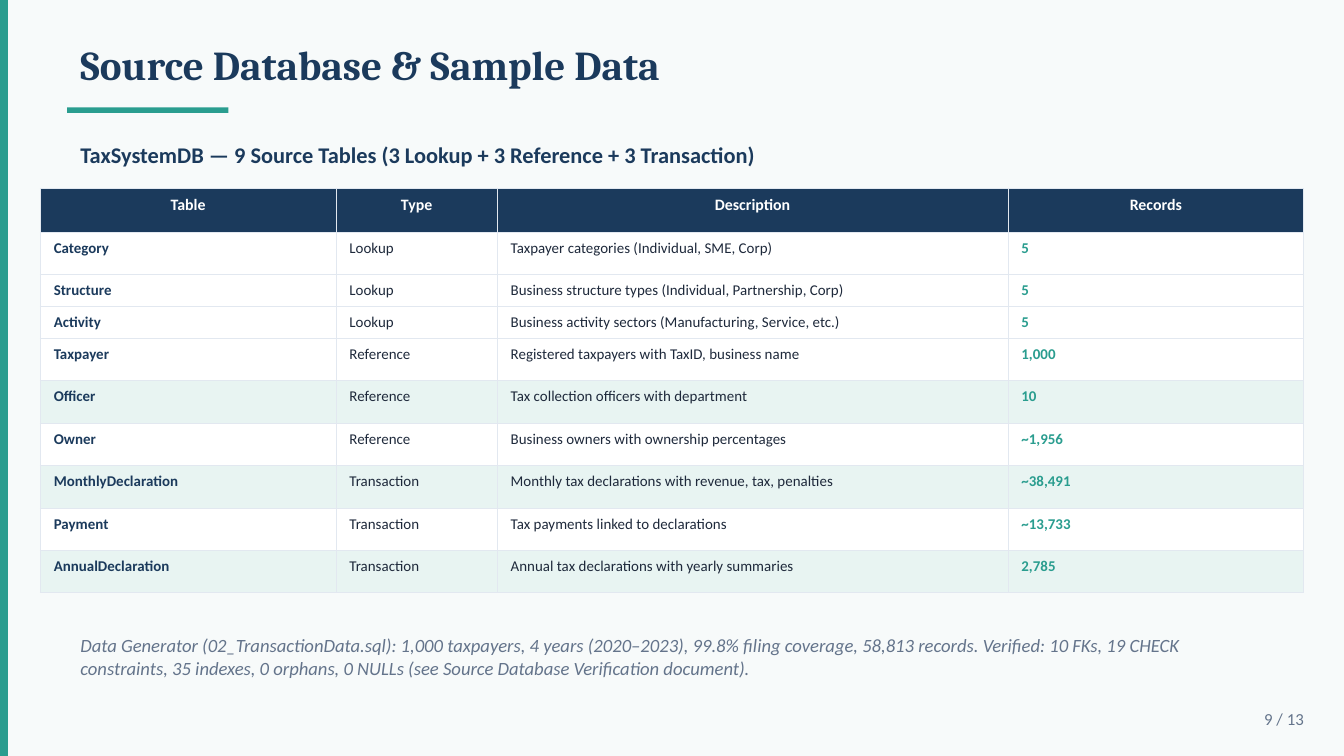
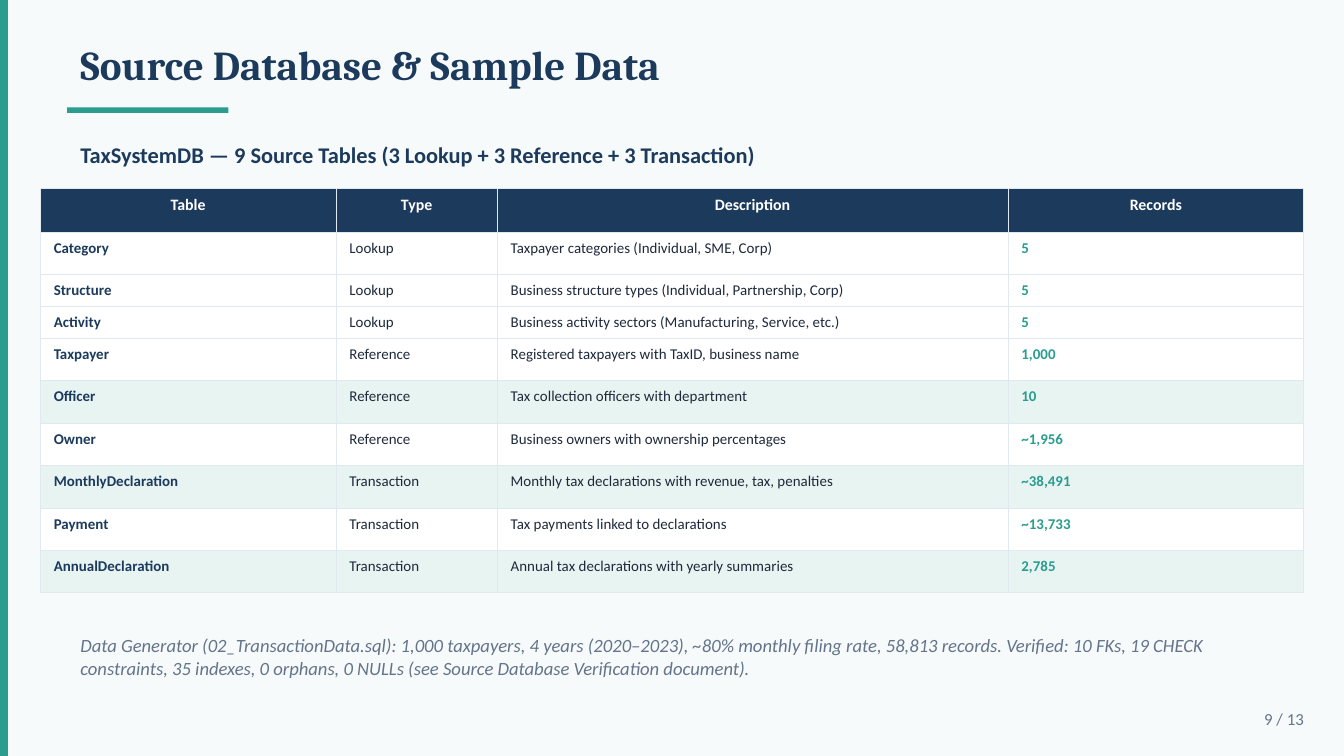
Before and after one commit to mvsotso/dv2-tax-data-warehouse-using-medallion, a slide deck: slide 9 of Documents/Final_Presentation.pptx. Drawn at 1344x756 pixels with LibreOffice and Linux fonts; fonts in the diff are those of the drawing. Boxes give left, top, right and bottom in pixels: in the first picture for what was removed or moved away, otherwise in the second. Text is boxed around its words. In the diff, an @@ line names an element or a change of style, - is before the commit and + after.

```diff
--- a/Documents/Final_Presentation.pptx
+++ b/Documents/Final_Presentation.pptx
@@ text at [80,638,1203,678]: text changed @@
-Data Generator (02_TransactionData.sql): 1,000 taxpayers, 4 years (2020–2023), 99.8% filing coverage, 58,813 records. Verified: 10 FKs, 19 CHECK constraints, 35 indexes, 0 orphans, 0 NULLs (see Source Database Verification document).
+Data Generator (02_TransactionData.sql): 1,000 taxpayers, 4 years (2020–2023), ~80% monthly filing rate, 58,813 records. Verified: 10 FKs, 19 CHECK constraints, 35 indexes, 0 orphans, 0 NULLs (see Source Database Verification document).
```
Also in this commit, not shown: 1 other slide changed, 2 other files.
